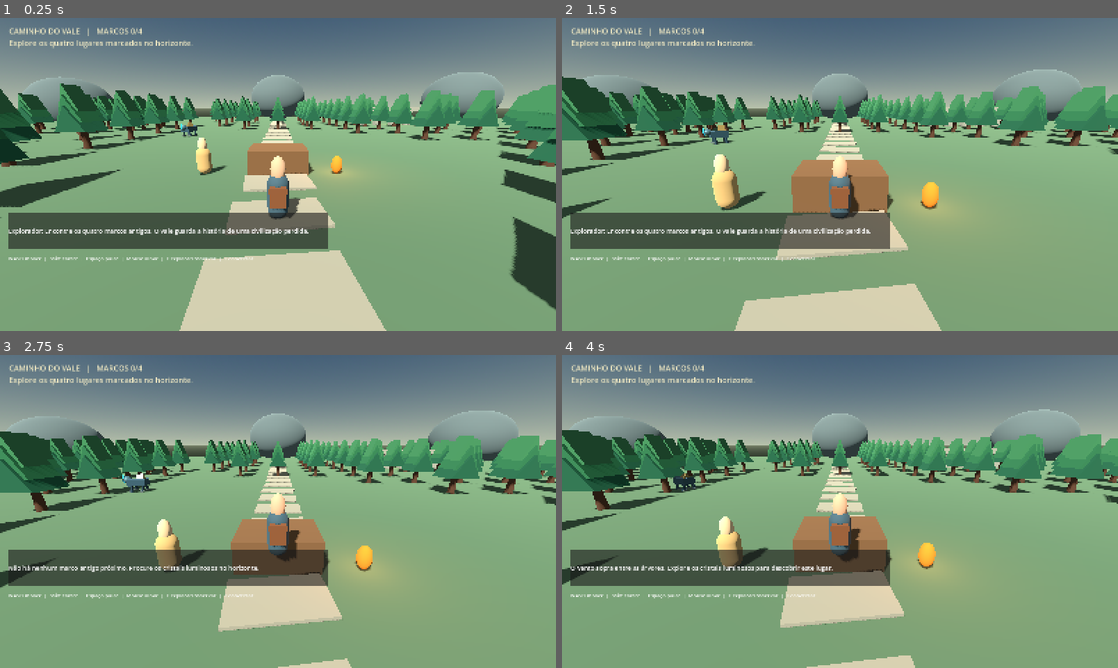
Above: before the commit, frames 1-4 (two rows, left to right).
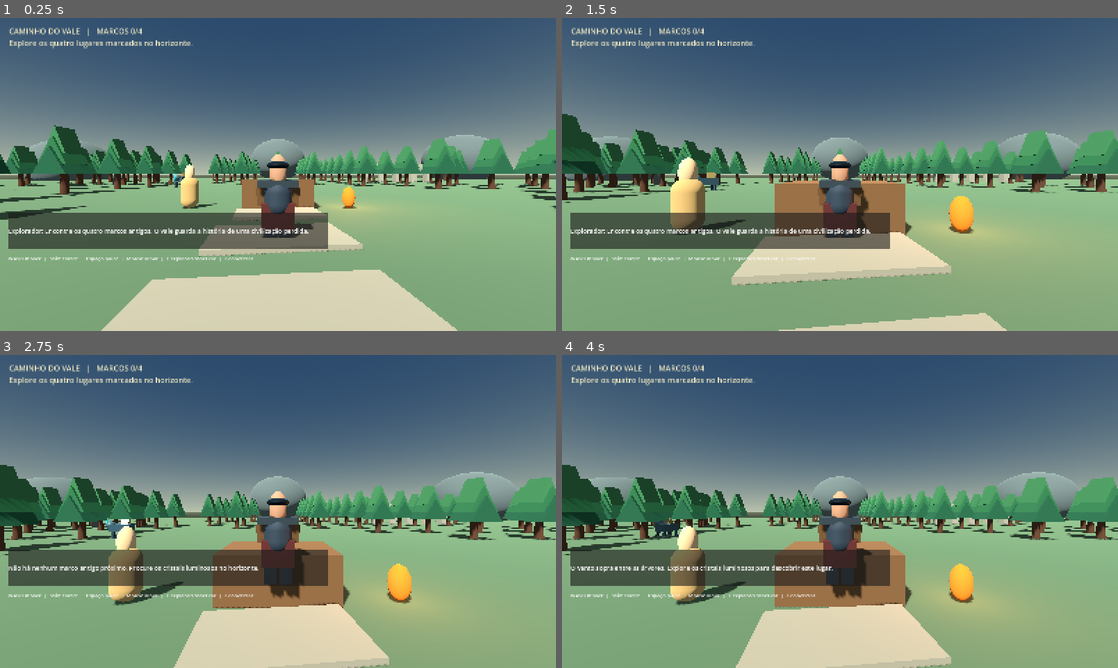
Above: after the commit, the same moments.

Repository: tarachukalucas-cyber/joguinho-de-samurai-top-de-pc
Game: Godot game, scene res://scenes/main.tscn
The game is run twice, just before and just after one commit, with the same random seed, the same clock (stepped at 60 frames per second) and the same inputs.
Inputs (mouse positions are in pixels of both pictures, inside the frame that each line leads up to):
- Up to frame 1 (0.25 s): no input
- Up to frame 2 (1.5 s): tap Enter at 0.5 s; move the mouse to (867, 174) at 0.52 s; hold Shift (sprint) 0.53-1.28 s; hold W (move_forward) from 0.53 s (still down); tap Space (jump) at 0.77, 0.8, 1.07, 1.35 s; move the mouse to (812, 174) at 1.27 s
- Up to frame 3 (2.75 s): keep holding W (move_forward); tap Space (jump) at 1.52, 1.82, 2.3 s; tap Shift (sprint) at 1.55 s; move the mouse to (289, 505) at 2.02 s; tap F (explore) at 2.1 s
- Up to frame 4 (4 s): keep holding W (move_forward); move the mouse to (834, 517) at 2.77 s; tap E (interact) at 2.85 s; tap Space (jump) at 3.02, 3.32, 3.77, 3.8 s; tap Shift (sprint) at 3.05 s; move the mouse to (878, 514) at 3.52 s; hold Shift (sprint) from 3.53 s (still down)

The runs differ from the first frame. In frame 1, 65% of the frame differs, in the area x 0-100%, y 0-100%; in frame 2, 66%; in frame 3, 67%; in frame 4, 67%.

Commit message:
Cria samurai e câmera livre de terceira pessoa

Diff:
--- a/scripts/player.gd
+++ b/scripts/player.gd
@@ -1,11 +1,15 @@
 extends CharacterBody3D
 
-var move_speed := 7.0
-var sprint_speed := 12.0
-var jump_velocity := 7.5
+var move_speed := 5.8
+var sprint_speed := 9.5
+var jump_velocity := 7.0
 var camera_pivot: Node3D
+var spring_arm: SpringArm3D
 var camera: Camera3D
 var gravity := 22.0
+var camera_sensitivity := 0.0025
+var turn_speed := 10.0
+var sword_pivot: Node3D
 
 func _ready() -> void:
     _input_setup()
@@ -21,56 +25,84 @@
         event.physical_keycode = keys[action]
         InputMap.action_add_event(action,event)
 
-func _mat(color: Color) -> StandardMaterial3D:
+func _mat(color: Color, roughness := 0.72, metallic := 0.0) -> StandardMaterial3D:
     var m := StandardMaterial3D.new()
     m.albedo_color = color
-    m.roughness = 0.85
+    m.roughness = roughness
+    m.metallic = metallic
     return m
+
+func _add_piece(parent: Node3D, mesh: Mesh, pos: Vector3, color: Color, rot := Vector3.ZERO, roughness := 0.72, metallic := 0.0) -> MeshInstance3D:
+    var part := MeshInstance3D.new()
+    part.mesh = mesh
+    part.position = pos
+    part.rotation_degrees = rot
+    part.material_override = _mat(color,roughness,metallic)
+    parent.add_child(part)
+    return part
 
 func _build_model() -> void:
     var collider := CollisionShape3D.new()
     var shape := CapsuleShape3D.new()
-    shape.radius = 0.42
-    shape.height = 1.9
+    shape.radius = 0.4
+    shape.height = 1.85
     collider.shape = shape
-    collider.position.y = 0.95
+    collider.position.y = 0.93
     add_child(collider)
-    var body := MeshInstance3D.new()
-    var capsule := CapsuleMesh.new()
-    capsule.radius = 0.42
-    capsule.height = 1.9
-    body.mesh = capsule
-    body.position.y = 0.95
-    body.material_override = _mat(Color(0.22,0.30,0.32))
-    add_child(body)
-    var head := MeshInstance3D.new()
-    var sphere := SphereMesh.new()
-    sphere.radius = 0.29
-    head.mesh = sphere
-    head.position = Vector3(0,2.05,0)
-    head.material_override = _mat(Color(0.76,0.58,0.43))
-    add_child(head)
-    var pack := MeshInstance3D.new()
-    var pack_mesh := BoxMesh.new()
-    pack_mesh.size = Vector3(0.65,0.75,0.35)
-    pack.mesh = pack_mesh
-    pack.position = Vector3(0,1.12,0.48)
-    pack.material_override = _mat(Color(0.43,0.25,0.13))
-    add_child(pack)
+    # Silhueta de samurai viajante, com placas e tecido em camadas
+    var torso := CapsuleMesh.new()
+    torso.radius = 0.39
+    torso.height = 1.1
+    _add_piece(self,torso,Vector3(0,1.22,0),Color(0.16,0.20,0.23))
+    var robe := BoxMesh.new()
+    robe.size = Vector3(0.95,0.75,0.58)
+    _add_piece(self,robe,Vector3(0,0.72,0),Color(0.30,0.12,0.10))
+    var head := SphereMesh.new()
+    head.radius = 0.25
+    _add_piece(self,head,Vector3(0,2.0,0),Color(0.68,0.49,0.36))
+    var helmet := SphereMesh.new()
+    helmet.radius = 0.34
+    helmet.height = 0.25
+    _add_piece(self,helmet,Vector3(0,2.16,0),Color(0.12,0.15,0.17),Vector3.ZERO,0.38,0.65)
+    var shoulder := BoxMesh.new()
+    shoulder.size = Vector3(1.12,0.22,0.62)
+    _add_piece(self,shoulder,Vector3(0,1.63,0),Color(0.25,0.29,0.30),Vector3.ZERO,0.42,0.55)
+    for side in [-1.0,1.0]:
+        var plate := BoxMesh.new()
+        plate.size = Vector3(0.38,0.55,0.16)
+        _add_piece(self,plate,Vector3(side*0.43,1.28,-0.08),Color(0.42,0.29,0.17),Vector3(0,0,side*-8),0.48,0.35)
+        var leg := BoxMesh.new()
+        leg.size = Vector3(0.34,0.72,0.38)
+        _add_piece(self,leg,Vector3(side*0.22,0.22,0),Color(0.12,0.15,0.17))
+    sword_pivot = Node3D.new()
+    sword_pivot.position = Vector3(0.42,1.0,-0.12)
+    add_child(sword_pivot)
+    var grip := CylinderMesh.new()
+    grip.top_radius = 0.045
+    grip.bottom_radius = 0.045
+    grip.height = 0.52
+    _add_piece(sword_pivot,grip,Vector3(0,0.0,0),Color(0.12,0.09,0.08))
+    var blade := BoxMesh.new()
+    blade.size = Vector3(0.07,0.06,1.35)
+    _add_piece(sword_pivot,blade,Vector3(0,0.0,-0.86),Color(0.72,0.79,0.82),Vector3.ZERO,0.22,0.85)
     camera_pivot = Node3D.new()
     camera_pivot.position = Vector3(0,1.55,0)
     add_child(camera_pivot)
+    spring_arm = SpringArm3D.new()
+    spring_arm.spring_length = 6.2
+    spring_arm.margin = 0.25
+    spring_arm.position = Vector3(0,0.35,0)
+    camera_pivot.add_child(spring_arm)
     camera = Camera3D.new()
-    camera.position = Vector3(0,2.7,7.4)
-    camera.rotation_degrees.x = -18
+    camera.position = Vector3(0,0,6.2)
+    camera.fov = 72.0
+    spring_arm.add_child(camera)
     camera.current = true
-    camera_pivot.add_child(camera)
 
 func _unhandled_input(event: InputEvent) -> void:
     if event is InputEventMouseMotion and Input.mouse_mode == Input.MOUSE_MODE_CAPTURED:
-        rotate_y(-event.relative.x*0.003)
-        camera_pivot.rotate_x(-event.relative.y*0.003)
-        camera_pivot.rotation.x = clamp(camera_pivot.rotation.x,-0.65,0.35)
+        camera_pivot.rotate_y(-event.relative.x*camera_sensitivity)
+        camera_pivot.rotation.x = clamp(camera_pivot.rotation.x-event.relative.y*camera_sensitivity,-0.85,0.42)
     if event is InputEventKey and event.keycode == KEY_ESCAPE and event.pressed:
         Input.mouse_mode = Input.MOUSE_MODE_VISIBLE
     if event is InputEventMouseButton and event.button_index == MOUSE_BUTTON_RIGHT and event.pressed:
@@ -78,15 +110,24 @@
 
 func _physics_process(delta: float) -> void:
     var input_dir := Vector2(Input.get_action_strength("move_right")-Input.get_action_strength("move_left"),Input.get_action_strength("move_back")-Input.get_action_strength("move_forward")).normalized()
-    var direction := (transform.basis*Vector3(input_dir.x,0,input_dir.y)).normalized()
+    var camera_basis := camera_pivot.global_transform.basis
+    var forward := -camera_basis.z
+    var right := camera_basis.x
+    forward.y = 0
+    right.y = 0
+    forward = forward.normalized()
+    right = right.normalized()
+    var direction := (right*input_dir.x+forward*(-input_dir.y)).normalized()
     var speed := sprint_speed if Input.is_action_pressed("sprint") else move_speed
     velocity.x = direction.x*speed
     velocity.z = direction.z*speed
+    if direction.length() > 0.1:
+        var target_angle := atan2(-direction.x,-direction.z)
+        rotation.y = lerp_angle(rotation.y,target_angle,turn_speed*delta)
     if not is_on_floor():
         velocity.y -= gravity*delta
+    elif Input.is_action_just_pressed("jump"):
+        velocity.y = jump_velocity
     else:
-        if Input.is_action_just_pressed("jump"):
-            velocity.y = jump_velocity
-        else:
-            velocity.y = 0.0
+        velocity.y = 0.0
     move_and_slide()
